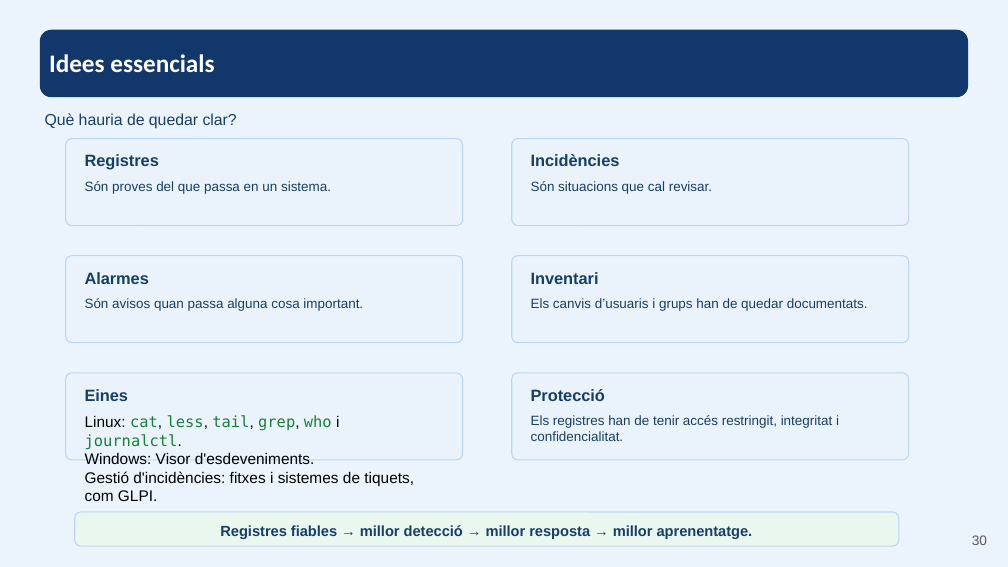
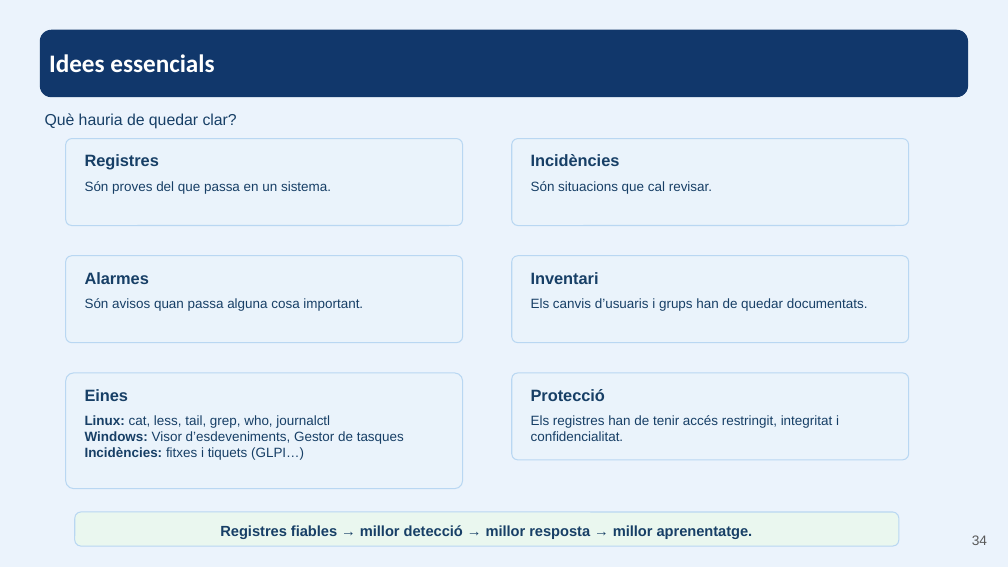
Before and after one commit to ejgutierrez74/smx-seguretat-informatica, a slide deck: slide 34 of materials-ra1/part-vii.pptx (slide 30 before the commit). Drawn at 1008x567 pixels with LibreOffice and Linux fonts; fonts in the diff are those of the drawing. Boxes give left, top, right and bottom in pixels: in the first picture for what was removed or moved away, otherwise in the second. Text is boxed around its words. In the diff, an @@ line names an element or a change of style, - is before the commit and + after.

```diff
--- a/materials-ra1/part-vii.pptx
+++ b/materials-ra1/part-vii.pptx
@@ rounded rectangle: place and size @@
-rounded rectangle at box(66, 373, 463, 460)
+rounded rectangle at box(66, 373, 463, 489)
@@ text at box(85, 415, 404, 460): text changed; size 11 to 9.6 pt; text colour #000000 to #173F66 @@
-Linux: cat, less, tail, grep, who i journalctl.
-Windows: Visor d'esdeveniments.
-Gestió d'incidències: fitxes i sistemes de tiquets, com GLPI.
+Linux: cat, less, tail, grep, who, journalctl
+Windows: Visor d’esdeveniments, Gestor de tasques
+Incidències: fitxes i tiquets (GLPI…)
@@ page number at box(972, 535, 987, 545): text changed @@
-30
+34
```
Also in this commit, not shown: 11 other slides changed, 6 slides added, 2 slides removed, 16 other files.
